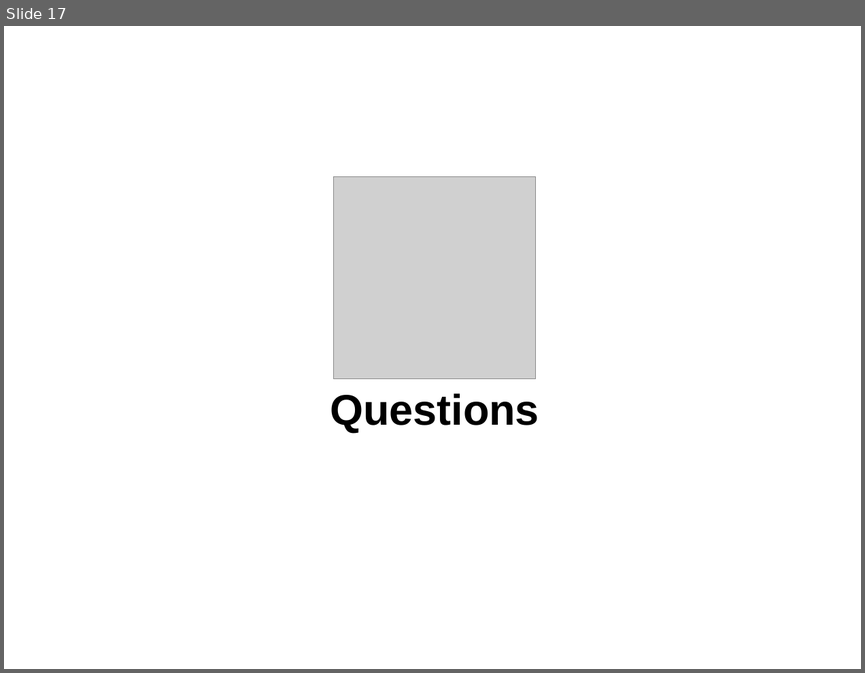
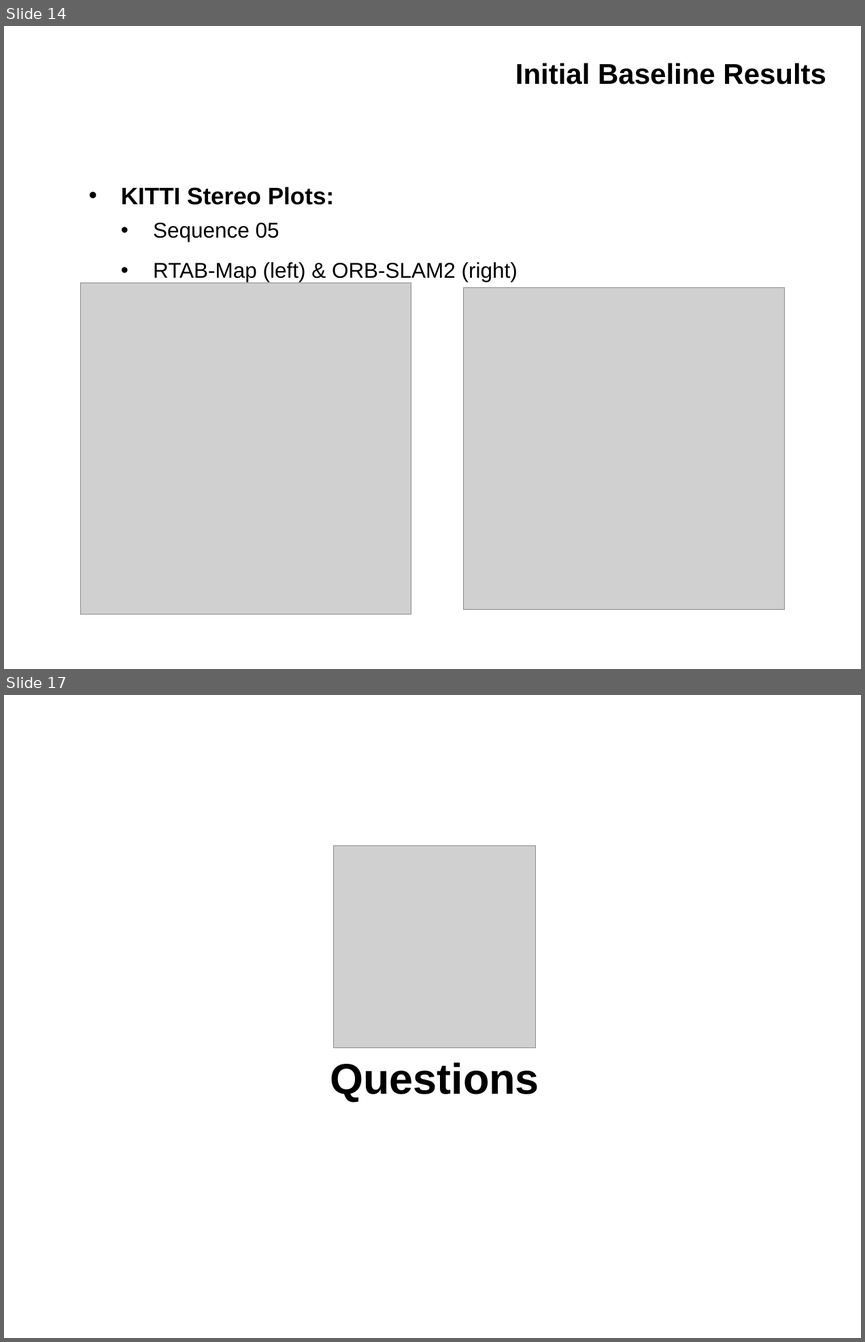
Before and after one commit to IslamAAli/ORBSLAM_RTABmap, a slide deck: Presentation_2/CMPUT631-ProjectProgress-V0P1.pptx. Shown one above the other, each under a label of ours: slide 17 before the commit, slides 14 and 17 after it; the slides between them are not shown. The pictures are 865x673 and 865x1342 pixels, drawn with LibreOffice and Linux fonts; fonts in the diff are those of the drawing; grey boxes stand for pictures; background and template pictures are left out. Boxes give left, top, right and bottom in pixels: in the first picture for what was removed or moved away, otherwise in the second. Text is boxed around its words. In the diff, an @@ line names an element or a change of style, - is before the commit and + after.

```diff
--- a/Presentation_2/CMPUT631-ProjectProgress-V0P1.pptx
+++ b/Presentation_2/CMPUT631-ProjectProgress-V0P1.pptx
@@ slide 14 added at [4,26,861,669], background #FFFFFF @@
@@ title added at [515,63,826,84], 24 pt, text #000000, bold @@
+Initial Baseline Results
@@ text added at [121,186,517,282], 18 pt, text #000000 @@
+• KITTI Stereo Plots:
+  • Sequence 05
+  • RTAB-Map (left) & ORB-SLAM2 (right)
@@ picture added at [80,283,411,614] @@
@@ picture added at [463,287,785,609] @@
```
Also in this commit, not shown: 3 slides changed, 12 other slides added, 13 slides removed.
